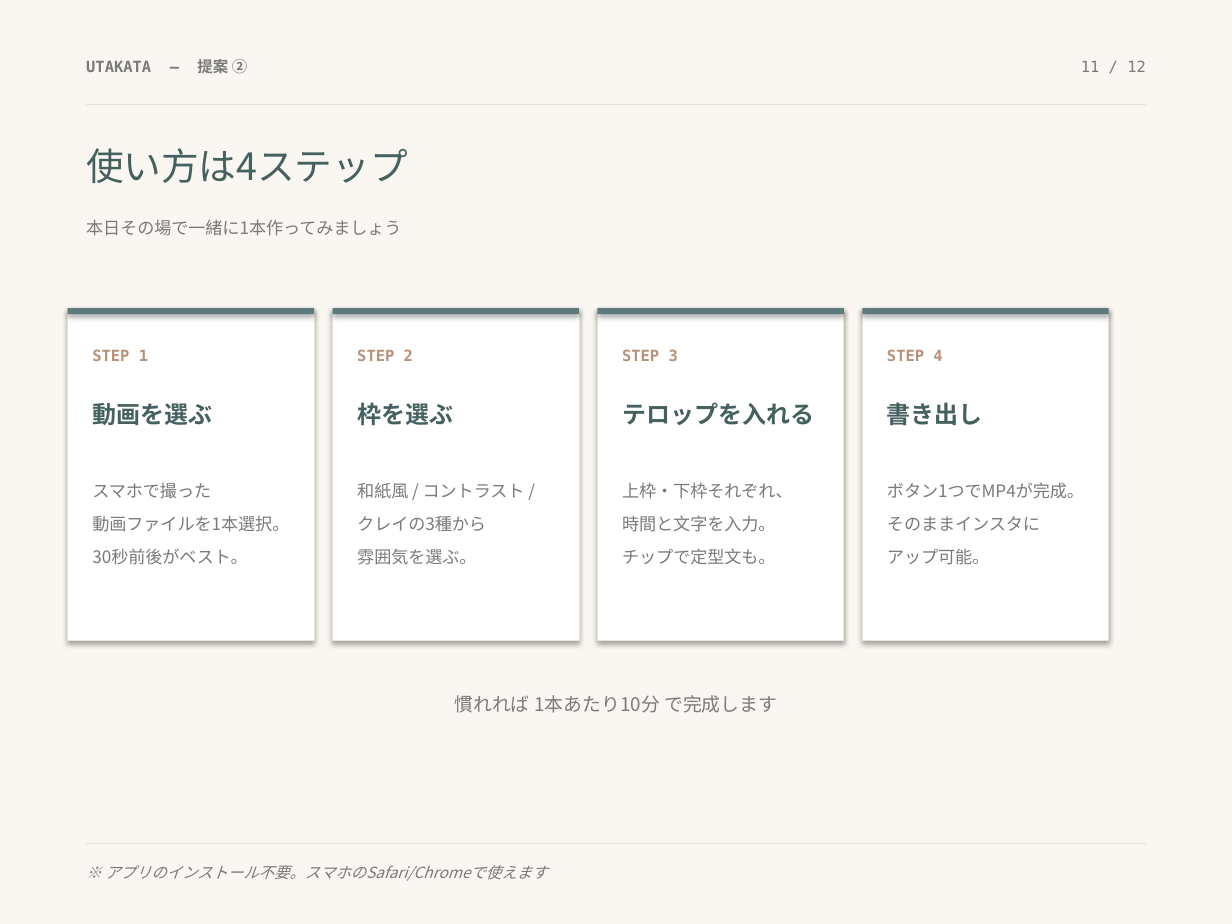
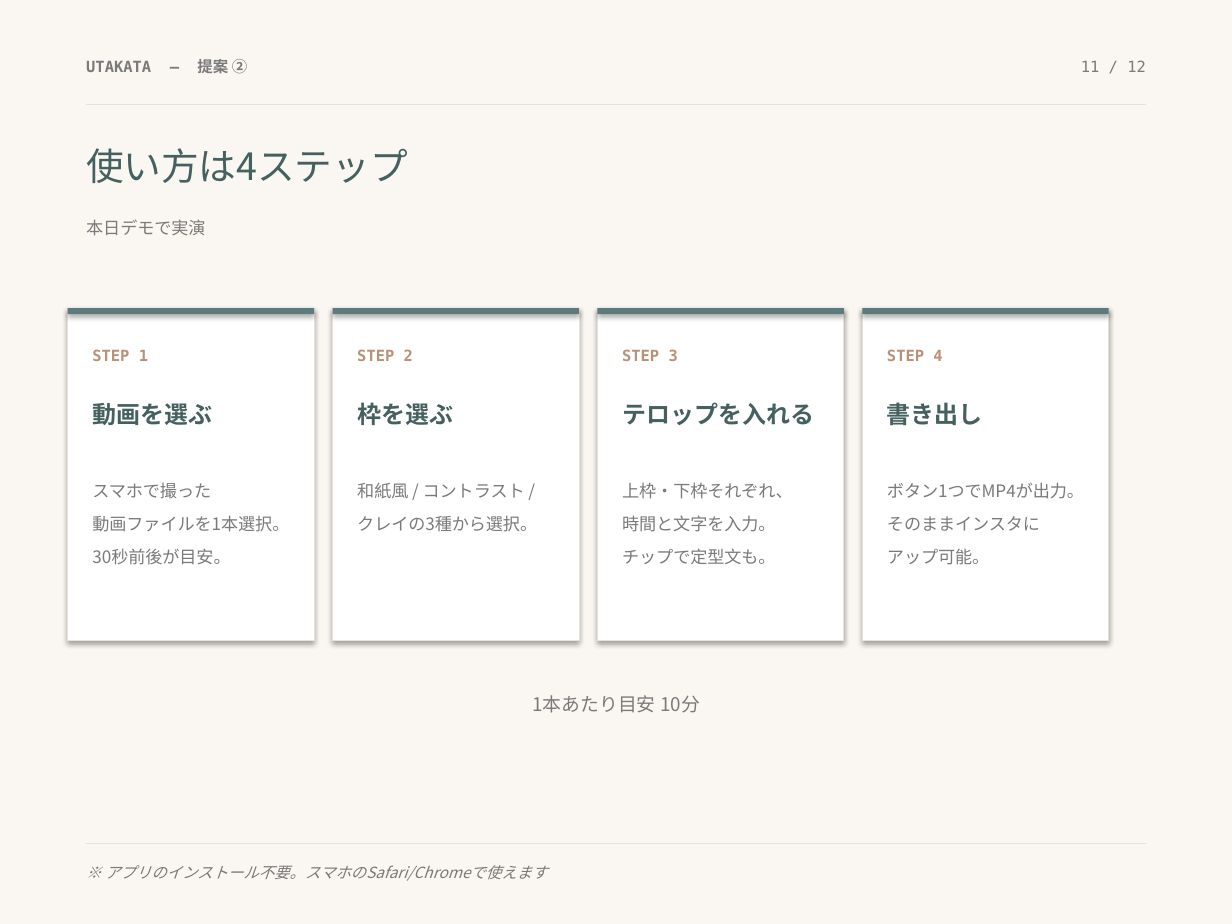
Before and after one commit to yamada-netizen/utakata-subtitle, a slide deck: slide 11 of salon-slides.pptx. Drawn at 1232x924 pixels with LibreOffice and Linux fonts; fonts in the diff are those of the drawing. Boxes give left, top, right and bottom in pixels: in the first picture for what was removed or moved away, otherwise in the second. Text is boxed around its words. In the diff, an @@ line names an element or a change of style, - is before the commit and + after.

```diff
--- a/salon-slides.pptx
+++ b/salon-slides.pptx
@@ text at <box>86,219,205,236</box>: text changed @@
-本日その場で一緒に1本作ってみましょう
+本日デモで実演
@@ text at <box>887,482,1084,499</box>: text changed @@
-ボタン1つでMP4が完成。
+ボタン1つでMP4が出力。
@@ text at <box>357,515,537,532</box>: text changed @@
-クレイの3種から
-雰囲気を選ぶ。
+クレイの3種から選択。
@@ text at <box>92,548,230,565</box>: text changed @@
-30秒前後がベスト。
+30秒前後が目安。
@@ text at <box>532,695,700,713</box>: text changed @@
-慣れれば 1本あたり10分 で完成します
+1本あたり目安 10分
```
Also in this commit, not shown: 11 other slides changed, 1 slide added, 1 slide removed, 2 other files.
